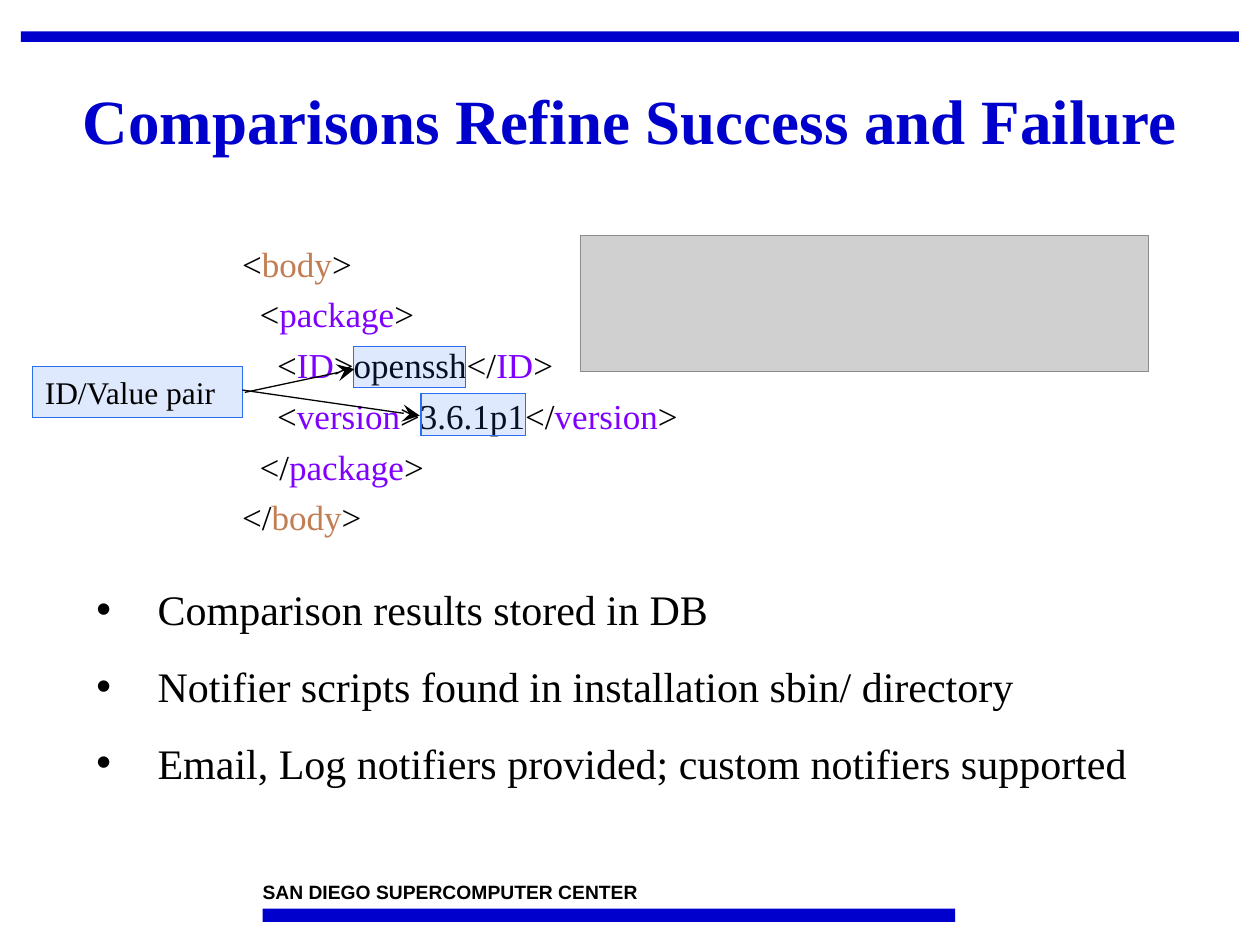
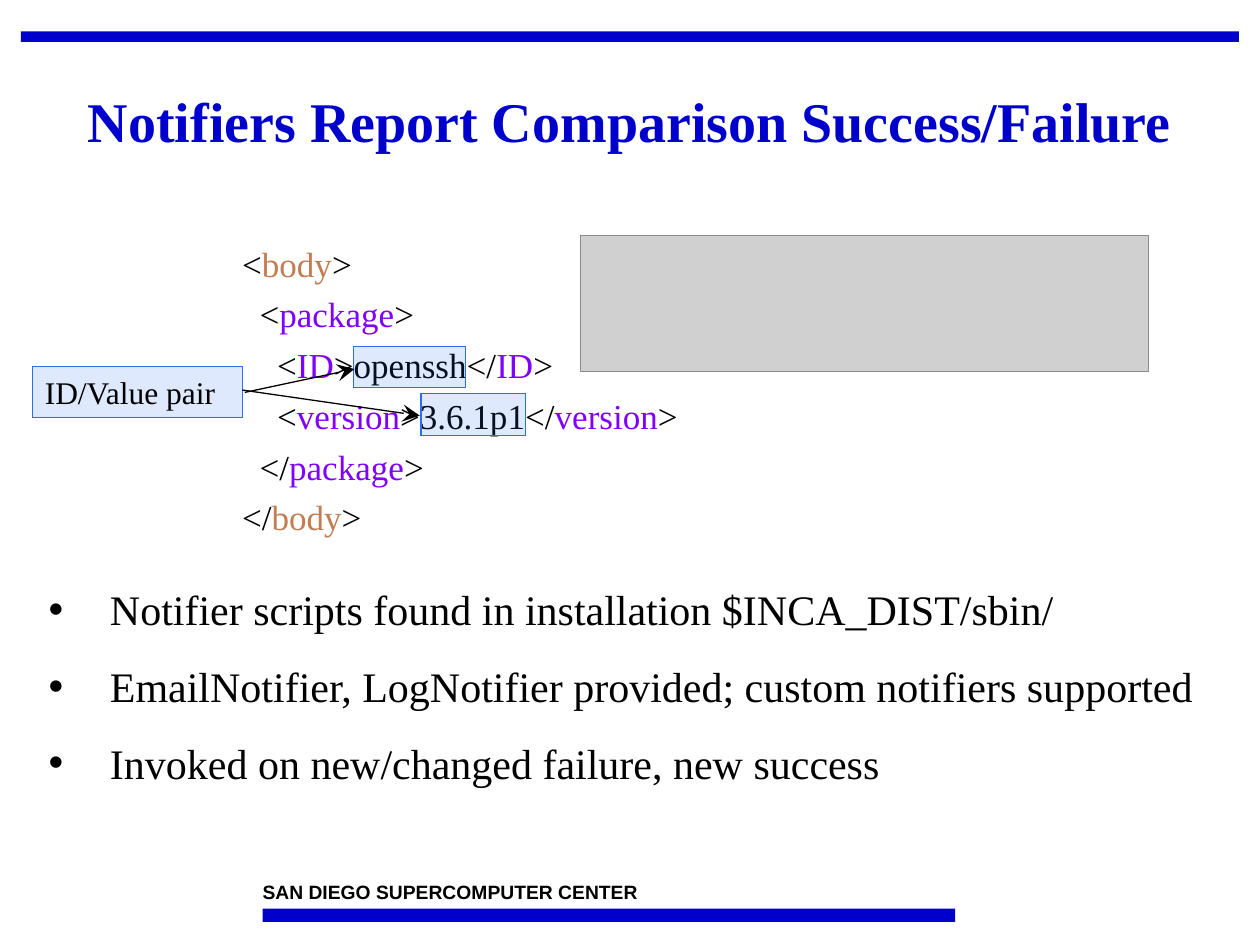
Before and after one commit to IncaProject/inca-xsede, a slide deck: slide 10 of talks/2008workshop/depot.ppt (slide 7 before the commit). Drawn at 1260x945 pixels with LibreOffice and Linux fonts; fonts in the diff are those of the drawing; grey boxes stand for pictures; background and template pictures are left out. Boxes give left, top, right and bottom in pixels: in the first picture for what was removed or moved away, otherwise in the second. Text is boxed around its words. In the diff, an @@ line names an element or a change of style, - is before the commit and + after.

```diff
--- a/talks/2008workshop/depot.ppt
+++ b/talks/2008workshop/depot.ppt
@@ title at [88, 102, 1170, 152]: text changed; size 36 to 32 pt @@
-Comparisons Refine Success and Failure
+Notifiers Report Comparison Success/Failure
@@ text at [110, 594, 1193, 788]: text changed @@
-• Comparison results stored in DB
-• Notifier scripts found in installation sbin/ directory
-• Email, Log notifiers provided; custom notifiers supported
+• Notifier scripts found in installation $INCA_DIST/sbin/
+• EmailNotifier, LogNotifier provided; custom notifiers supported
+• Invoked on new/changed failure, new success
```
Also in this commit, not shown: 6 other slides changed, 4 slides added, 1 slide removed.
